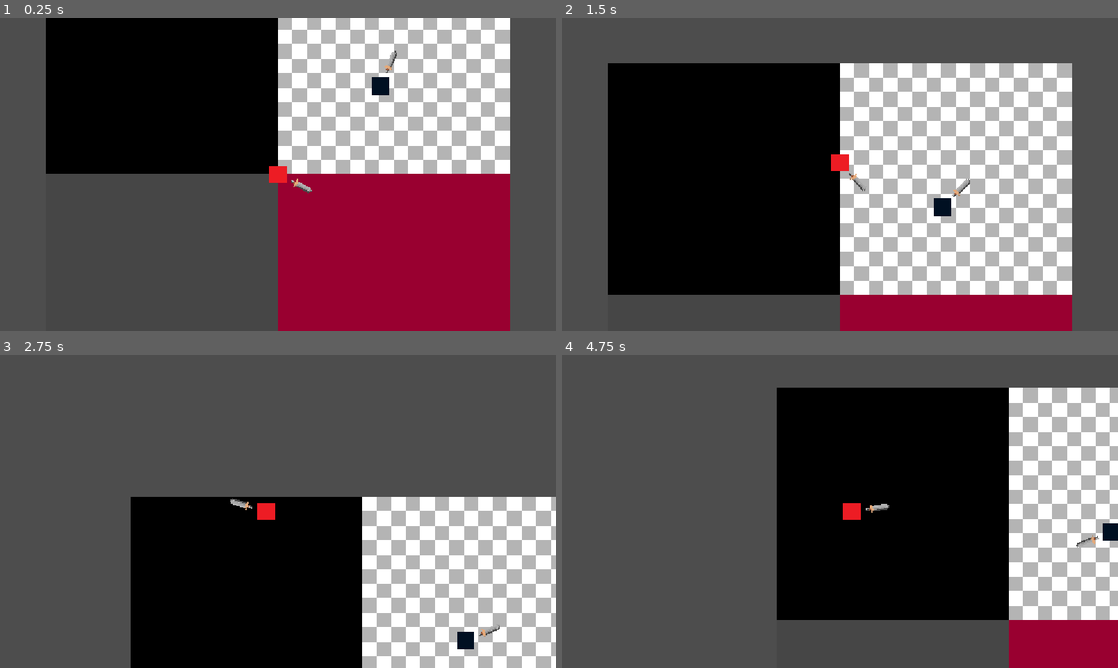
Above: before the commit, frames 1-4 (two rows, left to right).
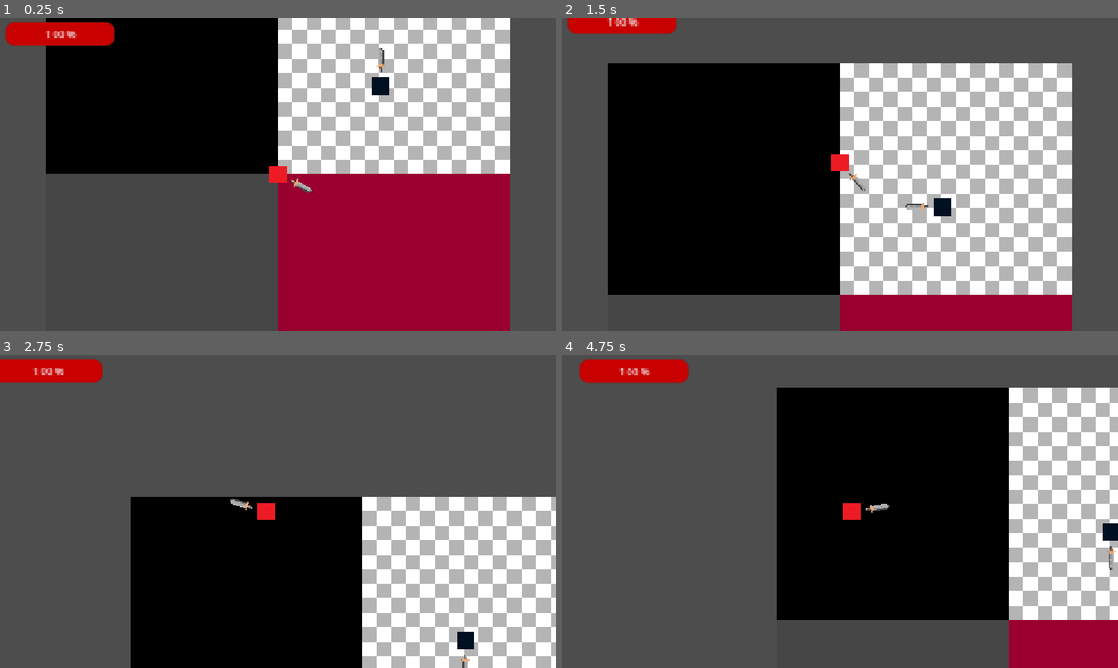
Above: after the commit, the same moments.

Repository: vovashymon-prog/schooldoor_game
Game: Godot game, scene res://scenes/Main.tscn
Same seed, same stepped clock (60 frames per second), same inputs: the game is played once before the commit and once after it.
Inputs (mouse positions are in pixels of both pictures, inside the frame that each line leads up to):
- Up to frame 1 (0.25 s): no input
- Up to frame 2 (1.5 s): move the mouse to (812, 237) at 0.52 s; hold W (up) from 0.53 s (still down); move the mouse to (1006, 221) at 1.27 s
- Up to frame 3 (2.75 s): move the mouse to (111, 464) at 2.02 s; release W (up) at 2.03 s; hold A (left) from 2.03 s (still down)
- Up to frame 4 (4.75 s): move the mouse to (867, 511) at 2.77 s; move the mouse to (756, 433) at 3.52 s; release A (left) at 3.53 s; hold S (down) 3.53-4.28 s; move the mouse to (962, 495) at 4.27 s; hold D (right) from 4.28 s (still down)

The runs differ from the first frame. In frame 1, 1.6% of the frame differs, in the area x 0-72%, y 1-18%; in frame 2, 1.1%; in frame 3, 1.5%; in frame 4, 1.6%.

Commit message:
temp 2

Diff:
--- /dev/null
+++ b/schooldoor-game/assets/Temp_eSword.tres
@@ -0,0 +1,10 @@
+[gd_resource type="Resource" script_class="Item" format=3 uid="uid://d05d1fytxfgvg"]
+
+[ext_resource type="Script" uid="uid://rtfomaj3ijyt" path="res://scripts/Item.gd" id="1_58k7e"]
+[ext_resource type="Texture2D" uid="uid://ct1q5t66u15r4" path="res://sprites/Temp_Sword.png" id="2_gkdjr"]
+
+[resource]
+script = ExtResource("1_58k7e")
+speed = 6.283
+texture = ExtResource("2_gkdjr")
+metadata/_custom_type_script = "uid://rtfomaj3ijyt"
--- /dev/null
+++ b/schooldoor-game/default_bus_layout.tres
@@ -0,0 +1,15 @@
+[gd_resource type="AudioBusLayout" format=3 uid="uid://b0vd76hf8sp4m"]
+
+[resource]
+bus/1/name = &"Hits"
+bus/1/solo = false
+bus/1/mute = false
+bus/1/bypass_fx = false
+bus/1/volume_db = 0.0
+bus/1/send = &"Master"
+bus/2/name = &"Clashes"
+bus/2/solo = false
+bus/2/mute = false
+bus/2/bypass_fx = false
+bus/2/volume_db = 0.0
+bus/2/send = &"Master"
--- a/schooldoor-game/project.godot
+++ b/schooldoor-game/project.godot
@@ -14,6 +14,10 @@
 run/main_scene="uid://cqxbvrn68qcif"
 config/features=PackedStringArray("4.7", "Forward Plus")
 config/icon="uid://c5rqver3x53ci"
+
+[audio]
+
+buses/default_bus_layout="uid://b0vd76hf8sp4m"
 
 [display]
 
--- a/schooldoor-game/scenes/enemy_spinning.tscn
+++ b/schooldoor-game/scenes/enemy_spinning.tscn
@@ -1,8 +1,8 @@
 [gd_scene format=3 uid="uid://doxgtb8uxlk6q"]
 
-[ext_resource type="Script" uid="uid://k0gsi537dxmd" path="res://enemy_spinning.gd" id="1_oyq44"]
+[ext_resource type="Script" uid="uid://k0gsi537dxmd" path="res://scripts/enemy_spinning.gd" id="1_oyq44"]
 [ext_resource type="Texture2D" uid="uid://cw7q5hw1sxkgg" path="res://sprites/Temp_Player.png" id="2_a65fb"]
-[ext_resource type="Resource" uid="uid://csex305co04qa" path="res://assets/Temp_Sword.tres" id="2_aobe2"]
+[ext_resource type="Resource" uid="uid://d05d1fytxfgvg" path="res://assets/Temp_eSword.tres" id="2_aobe2"]
 
 [sub_resource type="RectangleShape2D" id="RectangleShape2D_1wlia"]
 size = Vector2(12, 12)
--- a/schooldoor-game/scenes/player.tscn
+++ b/schooldoor-game/scenes/player.tscn
@@ -9,6 +9,30 @@
 
 [sub_resource type="RectangleShape2D" id="RectangleShape2D_qhqgy"]
 size = Vector2(16, 8)
+
+[sub_resource type="StyleBoxFlat" id="StyleBoxFlat_qhqgy"]
+content_margin_left = 2.0
+content_margin_top = 2.0
+content_margin_right = 2.0
+content_margin_bottom = 2.0
+bg_color = Color(0.23392546, 0.23392546, 0.23392543, 1)
+corner_radius_top_left = 6
+corner_radius_top_right = 6
+corner_radius_bottom_right = 6
+corner_radius_bottom_left = 6
+corner_detail = 6
+
+[sub_resource type="StyleBoxFlat" id="StyleBoxFlat_dqkch"]
+content_margin_left = 2.0
+content_margin_top = 2.0
+content_margin_right = 2.0
+content_margin_bottom = 2.0
+bg_color = Color(0.7875421, 4.1633098e-06, 5.7756904e-07, 1)
+corner_radius_top_left = 6
+corner_radius_top_right = 6
+corner_radius_bottom_right = 6
+corner_radius_bottom_left = 6
+corner_detail = 6
 
 [node name="Player" type="CharacterBody2D" unique_id=972149547 groups=["player"]]
 collision_mask = 8
@@ -37,7 +61,25 @@
 position = Vector2(18, 0)
 shape = SubResource("RectangleShape2D_qhqgy")
 
-[node name="Audio" type="AudioStreamPlayer2D" parent="." unique_id=1030331497]
+[node name="Audio_Steps" type="AudioStreamPlayer2D" parent="." unique_id=1030331497]
+
+[node name="Audio_Hits" type="AudioStreamPlayer2D" parent="." unique_id=1297862101]
+bus = &"Hits"
+
+[node name="Audio_Clashes" type="AudioStreamPlayer2D" parent="." unique_id=182723677]
+bus = &"Clashes"
+
+[node name="HPBar" type="ProgressBar" parent="." unique_id=938784195]
+offset_left = -188.0
+offset_top = -105.0
+offset_right = -113.0
+offset_bottom = -89.0
+theme_override_font_sizes/font_size = 8
+theme_override_styles/background = SubResource("StyleBoxFlat_qhqgy")
+theme_override_styles/fill = SubResource("StyleBoxFlat_dqkch")
+step = 1.0
+value = 50.0
+rounded = true
 
 [connection signal="area_entered" from="sword" to="." method="_on_sword_area_entered"]
 [connection signal="body_entered" from="sword" to="." method="_on_sword_body_entered"]
--- a/schooldoor-game/scripts/Player.gd
+++ b/schooldoor-game/scripts/Player.gd
@@ -8,32 +8,42 @@
 
 @export var sword_item: Item
 @onready var sword = $sword
-@onready var audio = $Audio
+@onready var audio_steps = $Audio_Steps
+@onready var audio_hits = $Audio_Hits
+@onready var audio_clashes = $Audio_Clashes
 var clash_sound = preload("res://audio/Sword/ThoSwordsHit_1.wav")
+var hit_sound = preload("res://audio/Sword/Regular hit.wav")
 var critical_sound = preload("res://audio/Sword/Critical hit.wav")
 
 var input: Vector2
 
 func _ready():
 	if sword_item: sword.get_child(0).texture = sword_item.texture
+	update_hp_bar()
 
 func process_invul():
 	is_invul = true
 	await get_tree().create_timer(0.33).timeout
 	is_invul = false
 
+func update_hp_bar():
+	$HPBar.value = hp
+
 func take_damage(amount):
 	if !is_invul:
 		hp -= amount
+		update_hp_bar()
 		print(hp)
 		process_invul()
 		if hp <= 0:
-			audio.stream = critical_sound
-			audio.play()
+			hp = 0
+			update_hp_bar()
+			audio_hits.stream = critical_sound
+			audio_hits.play()
 			queue_free()
 		else:
-			audio.stream = critical_sound
-			audio.play()
+			audio_hits.stream = critical_sound
+			audio_hits.play()
 		modulate = Color(7.759, 7.759, 7.759, 1.0)
 		await get_tree().create_timer(0.33).timeout
 		modulate = Color(1.0, 1.0, 1.0)
@@ -59,8 +69,8 @@
 	if area.is_in_group("e_weapons"):
 		var enemy = area.get_parent()
 		enemy.inverted_spinning = not enemy.inverted_spinning
-		audio.stream = clash_sound
-		audio.play()
+		audio_clashes.stream = clash_sound
+		audio_clashes.play()
 
 
 func _on_sword_body_entered(body: Node2D) -> void:
--- a/schooldoor-game/enemy_spinning.gd
+++ b/schooldoor-game/scripts/enemy_spinning.gd
@@ -12,6 +12,7 @@
 @onready var audio = $Audio
 @onready var player = get_tree().get_first_node_in_group("player")
 var clash_sound = preload("res://audio/Sword/ThoSwordsHit_1.wav")
+var hit_sound = preload("res://audio/Sword/Regular hit.wav")
 var critical_sound = preload("res://audio/Sword/Critical hit.wav")
 
 var input: Vector2
@@ -27,14 +28,15 @@
 		print(hp)
 		process_invul()
 		if hp <= 0:
+			hp = 0
 			if player != null:
-				player.audio.stream = critical_sound
-				player.audio.play()
+				player.audio_hits.stream = critical_sound
+				player.audio_hits.play()
 			queue_free()
 		else:
 			if player != null:
-				player.audio.stream = critical_sound
-				player.audio.play()
+				player.audio_hits.stream = critical_sound
+				player.audio_hits.play()
 		modulate = Color(7.759, 7.759, 7.759, 1.0)
 		await get_tree().create_timer(0.33).timeout
 		modulate = Color(1.0, 1.0, 1.0)
Not shown, changed: schooldoor-game/audio/steps/Long steps.wav.import
Not shown, changed: schooldoor-game/audio/steps/Short steps.wav.import
Renamed: schooldoor-game/enemy_spinning.gd.uid -> schooldoor-game/scripts/enemy_spinning.gd.uid
Not shown, added: schooldoor-game/audio/steps/Long steps.wav
Not shown, added: schooldoor-game/audio/steps/Short steps.wav
